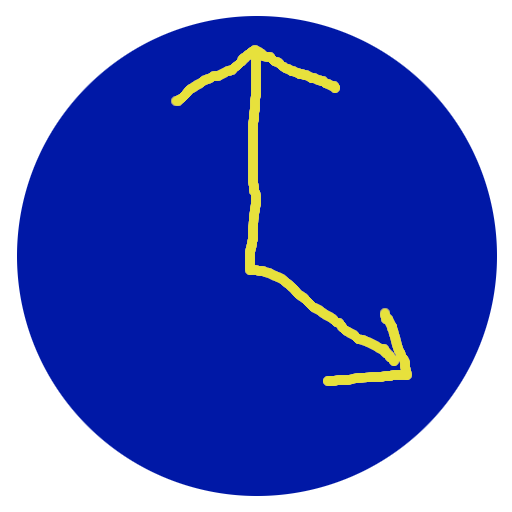
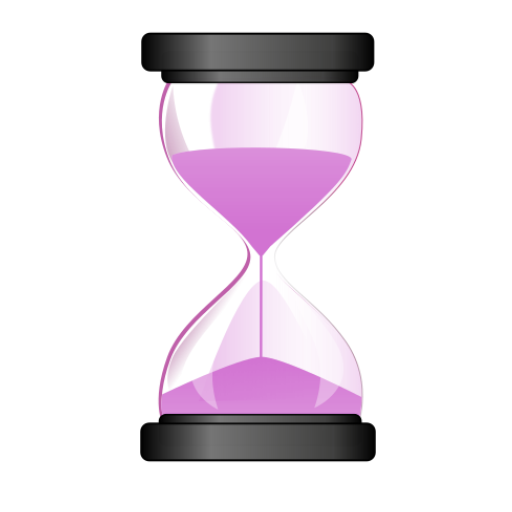
The second 512×512 image is a revision of the first. Changes to its layers:
painted on "512" over [17, 16, 497, 496]
